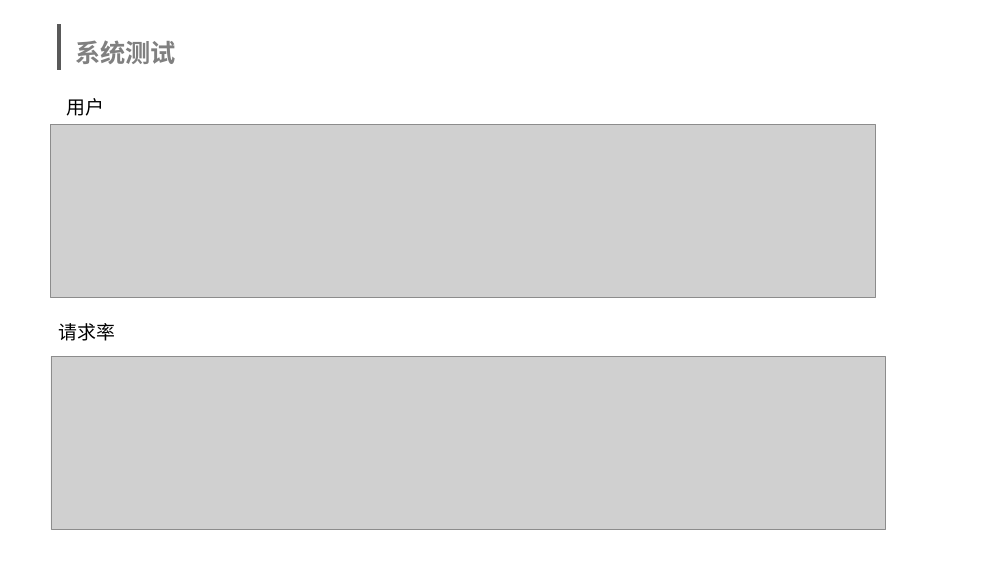
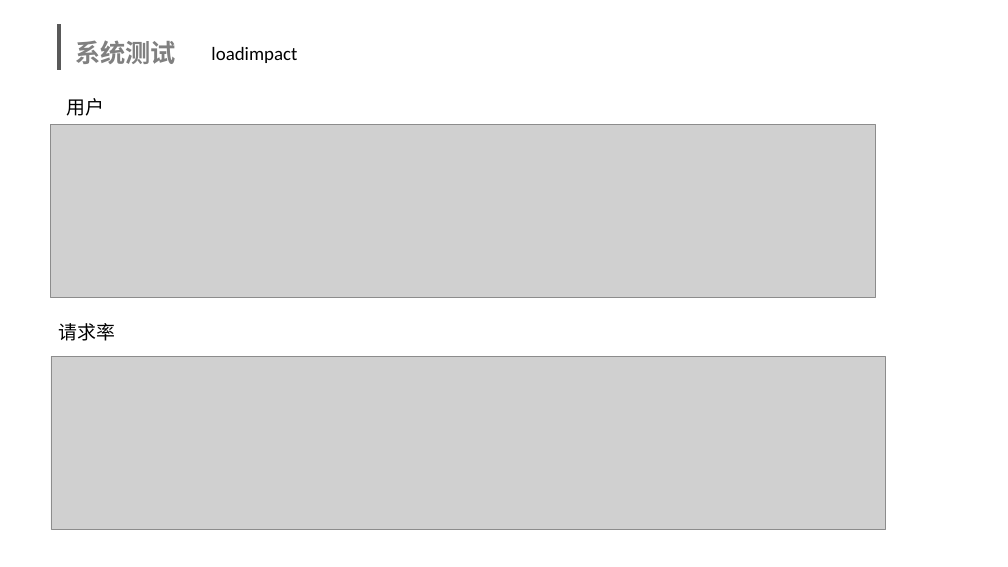
Before and after one commit to se2019springg17/-, a slide deck: slide 34 of G17小组书社项目总评报告.pptx. Drawn at 1008x567 pixels with LibreOffice and Linux fonts; fonts in the diff are those of the drawing; grey boxes stand for pictures; background and template pictures are left out. Boxes give left, top, right and bottom in pixels: in the first picture for what was removed or moved away, otherwise in the second. Text is boxed around its words. In the diff, an @@ line names an element or a change of style, - is before the commit and + after.

```diff
--- a/G17小组书社项目总评报告.pptx
+++ b/G17小组书社项目总评报告.pptx
@@ text added at [211, 47, 297, 63], 18 pt, text #000000 @@
+loadimpact
```
Also in this commit, not shown: 9 other slides changed, 1 slide added, 1 slide removed, 2 other files.
